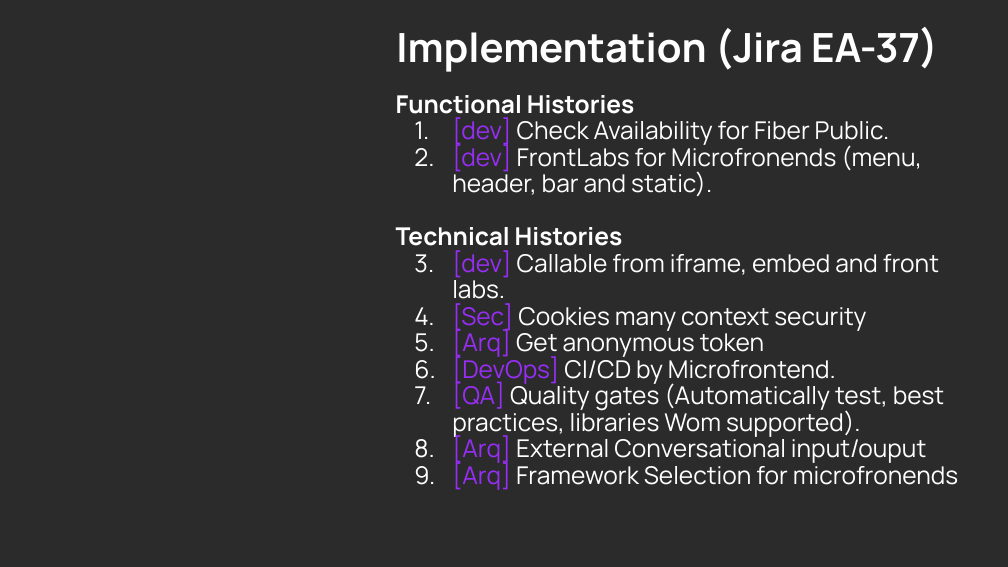
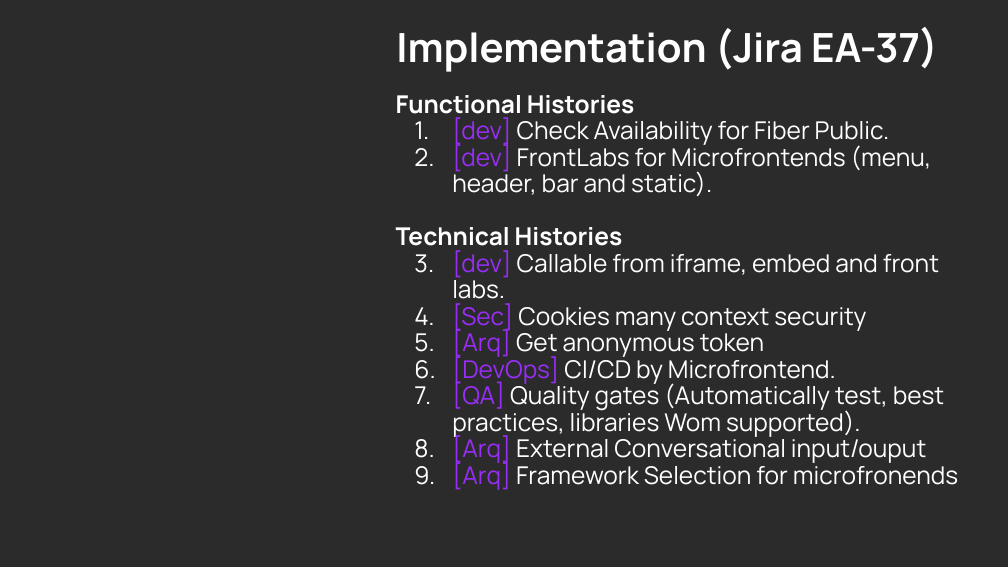
Before and after one commit to cohgit/architecture, a slide deck: slide 10 of pocs/microfrontend/POC MicroFrontend - Estado - César Ogalde - v1.0.pptx. Drawn at 1008x567 pixels with LibreOffice and Linux fonts; fonts in the diff are those of the drawing; background and template pictures are left out; a plain dark background stands for a picture behind light text. Boxes give left, top, right and bottom in pixels: in the first picture for what was removed or moved away, otherwise in the second. Text is boxed around its words. In the diff, an @@ line names an element or a change of style, - is before the commit and + after.

```diff
--- a/pocs/microfrontend/POC MicroFrontend - Estado - César Ogalde - v1.0.pptx
+++ b/pocs/microfrontend/POC MicroFrontend - Estado - César Ogalde - v1.0.pptx
@@ text at [452,143,932,196]: text changed @@
-    2. [dev] FrontLabs for Microfronends (menu, header, bar and static).
+    2. [dev] FrontLabs for Microfrontends (menu, header, bar and static).
```
Also in this commit, not shown: 1 other slide changed, 2 other files.
